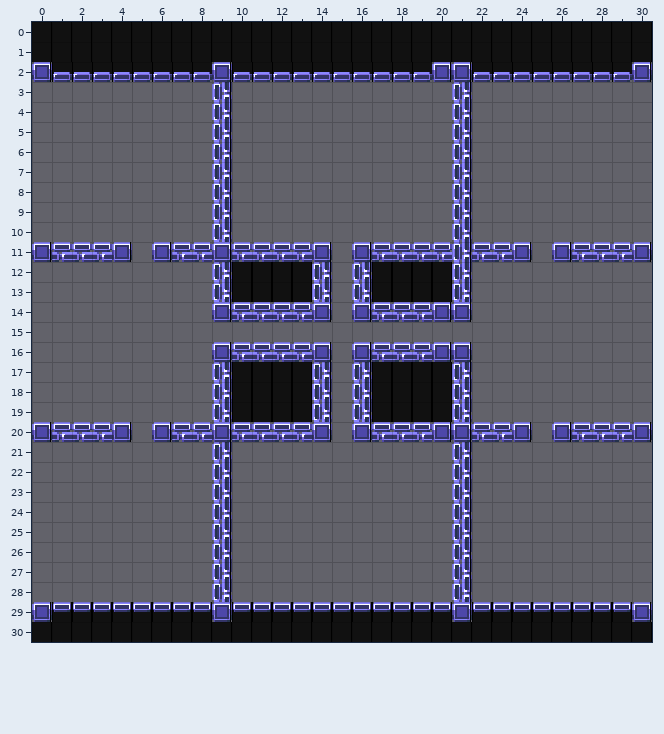
Two versions of a level (Tiled map (JSON), games/Phaser-Snake-Game/public/assets/Tiled/Stage-09.json). The picture above is the old version.
Cells are 24x24 px. Shown: x 0..30, y 0..30.
New version:
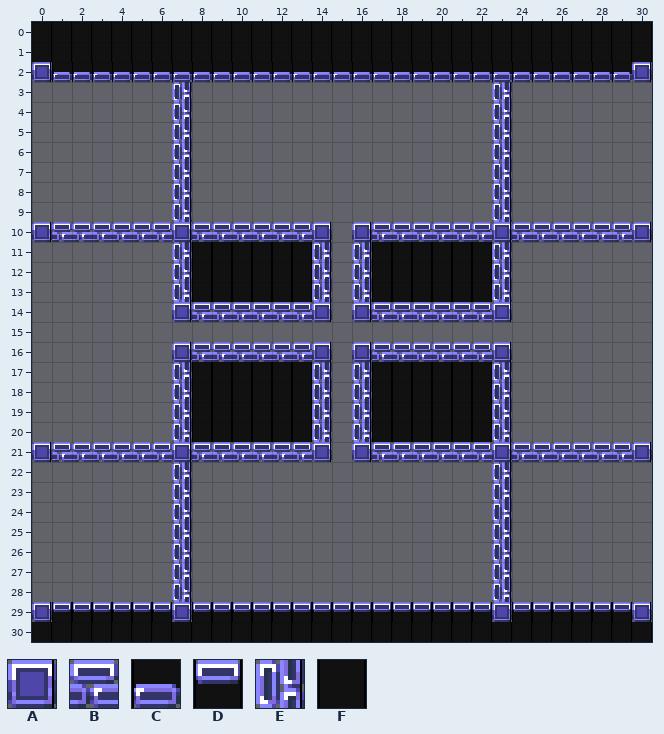
Key: from "tileSheetx24": A 132, B 133, C 134, D 135, E 164, F 231.
_ is an empty cell.
Changes in this commit:
Layer "Wall":
Tile D gives way to tile A in row 29 at x 7 and 23.
The edit adds tile A in row 10 at x 0, 7, 14, 16, 23 and 30; in row 14 at x 7 and 23; in row 16 at x 7 and 23; in row 21 at x 0, 7, 14, 16, 23 and 30.
Tile A gives way to tile B in row 14 at x 9 and 20 to 21; in row 16 at x 9 and 20 to 21.
Tile E gives way to tile B in row 10 at x 9 and 21; in row 21 at x 9 and 21.
The edit adds tile B in row 10 at x 1 to 6, 8, 10 to 13, 17 to 20, 22 and 24 to 29; in row 14 at x 8 and 22; in row 16 at x 8 and 22; in row 21 at x 1 to 6, 8, 10 to 13, 17 to 20, 22 and 24 to 29.
Tile A gives way to tile C in row 2 at x 9 and 20 to 21.
Tile A gives way to tile D in row 29 at x 9 and 21.
Tile A gives way to tile E in row 11 at x 14 and 16; in row 20 at x 14 and 16.
Tile B gives way to tile E in row 11 at x 7 and 23; in row 20 at x 7 and 23.
The edit adds tile E in rows 3 to 9 at x 7 and 23; in rows 12 to 13 at x 7 and 23; in rows 17 to 19 at x 7 and 23; in rows 22 to 28 at x 7 and 23.
Tile A gives way to tile F in row 11 at x 9; in row 20 at x 9 and 20 to 21.
Tile B gives way to tile F in row 11 at x 8, 10 to 13, 17 to 20 and 22; in row 20 at x 8, 10 to 13, 17 to 19 and 22.
Tile E gives way to tile F in row 11 at x 21; in rows 12 to 13 at x 9 and 21; in rows 17 to 19 at x 9 and 21.
The edit adds tile F in rows 12 to 13 at x 8 and 22; in rows 17 to 19 at x 8 and 22.
The edit erases tile A in row 11 at x 0, 4, 6, 24, 26 and 30; in row 20 at x 0, 4, 6, 24, 26 and 30.
The edit erases tile B in row 11 at x 1 to 3 and 27 to 29; in row 20 at x 1 to 3 and 27 to 29.
The edit erases tile E in rows 3 to 9 at x 9 and 21; in rows 22 to 28 at x 9 and 21.
Boxes around the changes in both pictures, in picture pixels (x1, y1, x2, y2):
changed: (32, 62, 332, 322)
changed: (352, 62, 652, 322)
changed: (32, 342, 332, 622)
changed: (352, 342, 652, 622)
